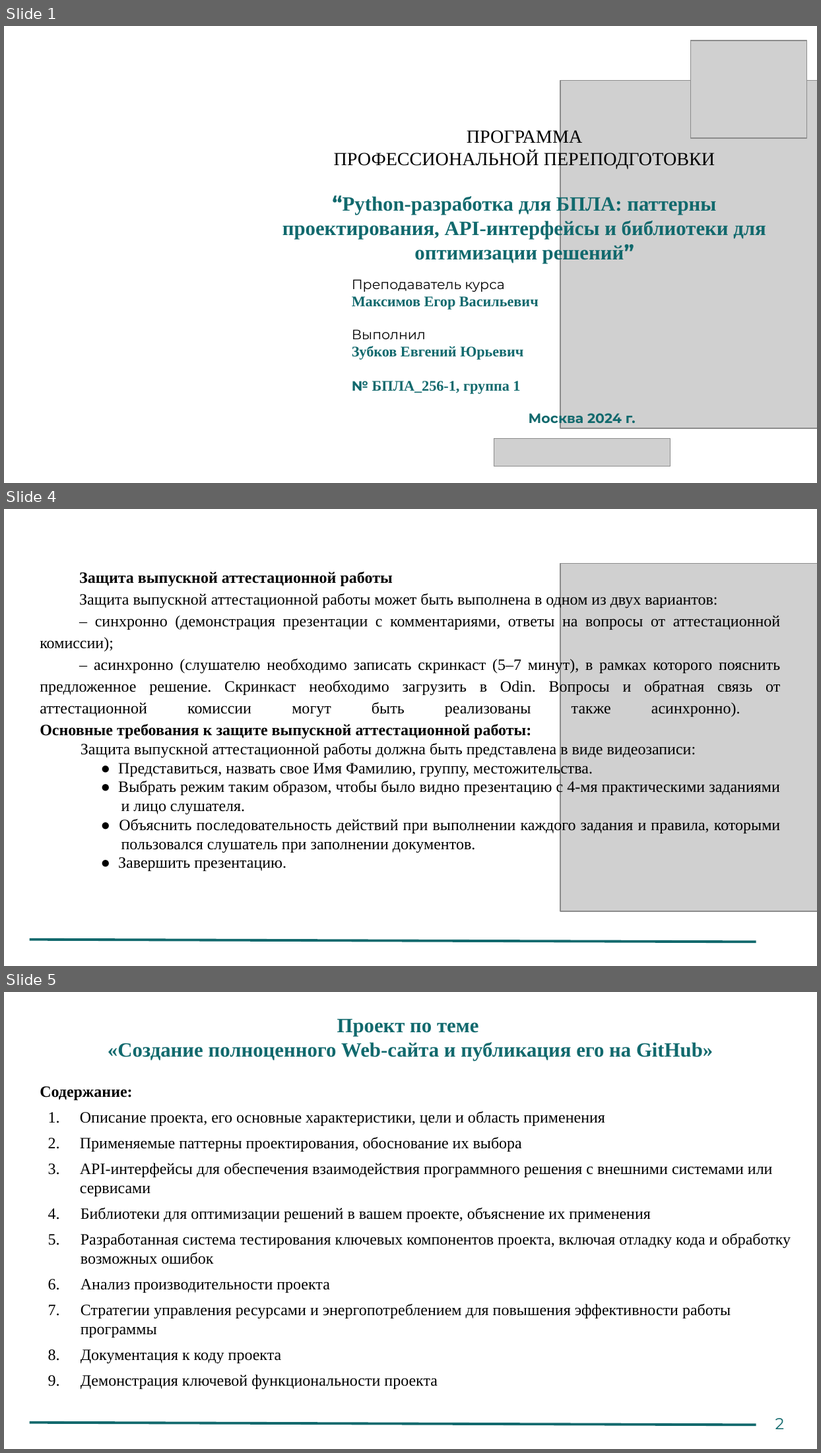
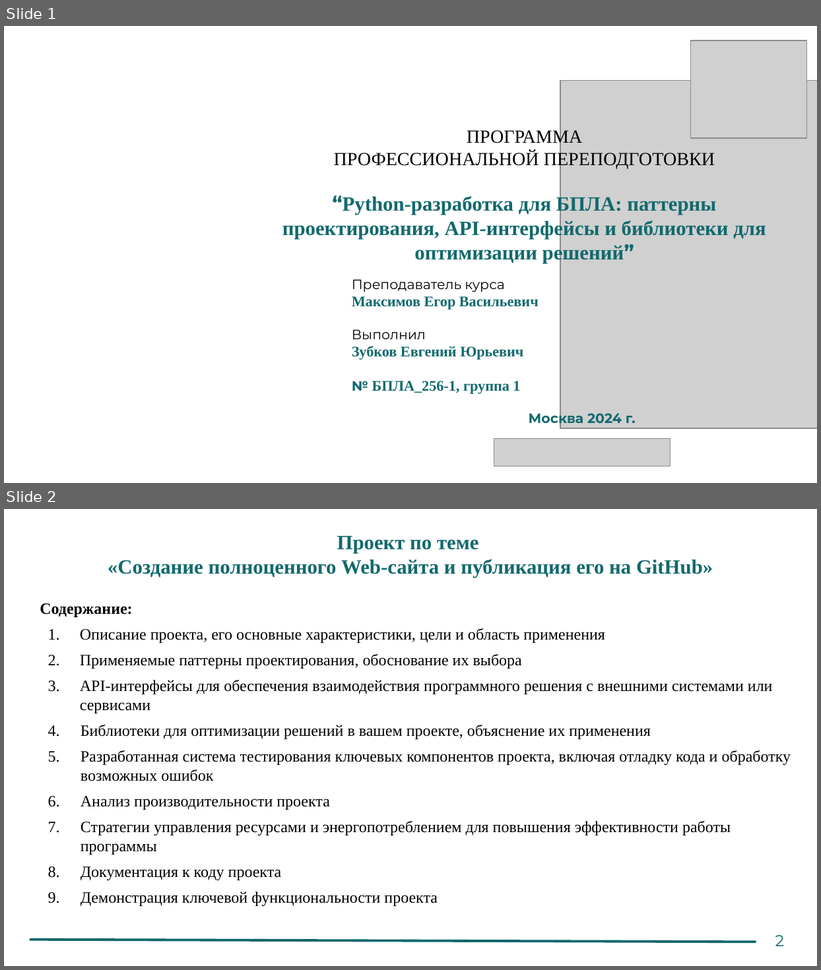
Before and after one commit to White2e/BPLAFinalCert, a slide deck: Python_разработка_для_БПЛА_паттерны_проектирования,_API_интерфейсы+(6).pptx. Shown one above the other, each under a label of ours: slides 1, 4 and 5 before the commit, slides 1 and 2 after it; the slides between them are not shown. The pictures are 821x1453 and 821x970 pixels, drawn with LibreOffice and Linux fonts; fonts in the diff are those of the drawing; grey boxes stand for pictures. Boxes give left, top, right and bottom in pixels: in the first picture for what was removed or moved away, otherwise in the second. Text is boxed around its words. In the diff, an @@ line names an element or a change of style, - is before the commit and + after.

```diff
--- a/Python_разработка_для_БПЛА_паттерны_проектирования,_API_интерфейсы+(6).pptx
+++ b/Python_разработка_для_БПЛА_паттерны_проектирования,_API_интерфейсы+(6).pptx
@@ slide 4 removed at [4,509,817,966], background #FFFFFF @@
@@ picture removed at [560,564,817,912] @@
@@ title removed at [40,572,781,871] @@
-Защита выпускной аттестационной работы
-Защита выпускной аттестационной работы может быть выполнена в одном из двух вариантов:
-– синхронно (демонстрация презентации с комментариями, ответы на вопросы от аттестационной комиссии);
-– асинхронно (слушателю необходимо записать скринкаст (5–7 минут), в рамках которого пояснить предложенное решение. Скринкаст необходимо загрузить в Odin. Вопросы и обратная связь от аттестационной комиссии могут быть реализованы также асинхронно).
-Основные требования к защите выпускной аттестационной работы:
-Защита выпускной аттестационной работы должна быть представлена в виде видеозаписи:
-● Представиться, назвать свое Имя Фамилию, группу, местожительства.
-● Выбрать режим таким образом, чтобы было видно презентацию с 4-мя практическими заданиями и лицо слушателя.
-● Объяснить последовательность действий при выполнении каждого задания и правила, которыми пользовался слушатель при заполнении документов.
-● Завершить презентацию.
@@ line removed from (29, 940) to (756, 943) @@
@@ what was slide 5 is now slide 2 @@
```
Also in this commit, not shown: 3 slides changed, 5 slides added, 2 other slides removed.
